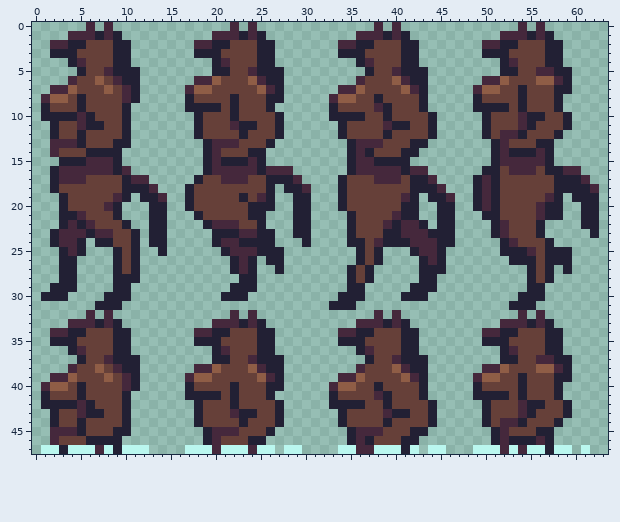
File history of a pixel-art sprite, graphics/Dom.png. The first picture shows the starting point.
The file is 64x48 pixels.
Once edited:
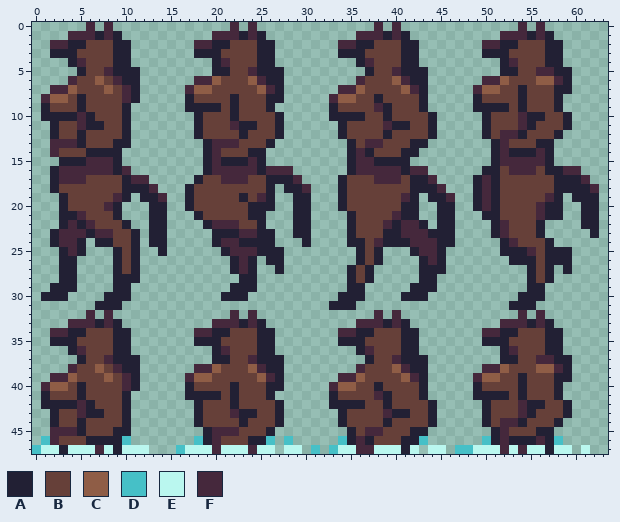
Palette (. is transparent): A #222034  B #664039  C #8f5d46  D #46c0c7  E #baf7ef  F #45283c
The edit:
y 13: x 36 F -> B
y 45: x 36 F -> B
y 46: x 1 . -> D; x 10 . -> D; x 18 . -> D; x 26 . -> D; x 28 . -> D; x 34 . -> D; x 43 . -> D; x 50 . -> D; x 58 . -> D
y 47: x 0 . -> D; x 16 . -> D; x 31 . -> D; x 33 . -> D; x 47..48 .. -> DD
Boxes around the changes in both pictures, in picture pixels (x1, y1, x2, y2):
changed: (356, 139, 365, 148)
changed: (266, 427, 365, 454)
added: (32, 436, 50, 454)
added: (122, 436, 131, 445)
added: (176, 436, 203, 454)
added: (419, 436, 491, 454)
added: (554, 436, 563, 445)
